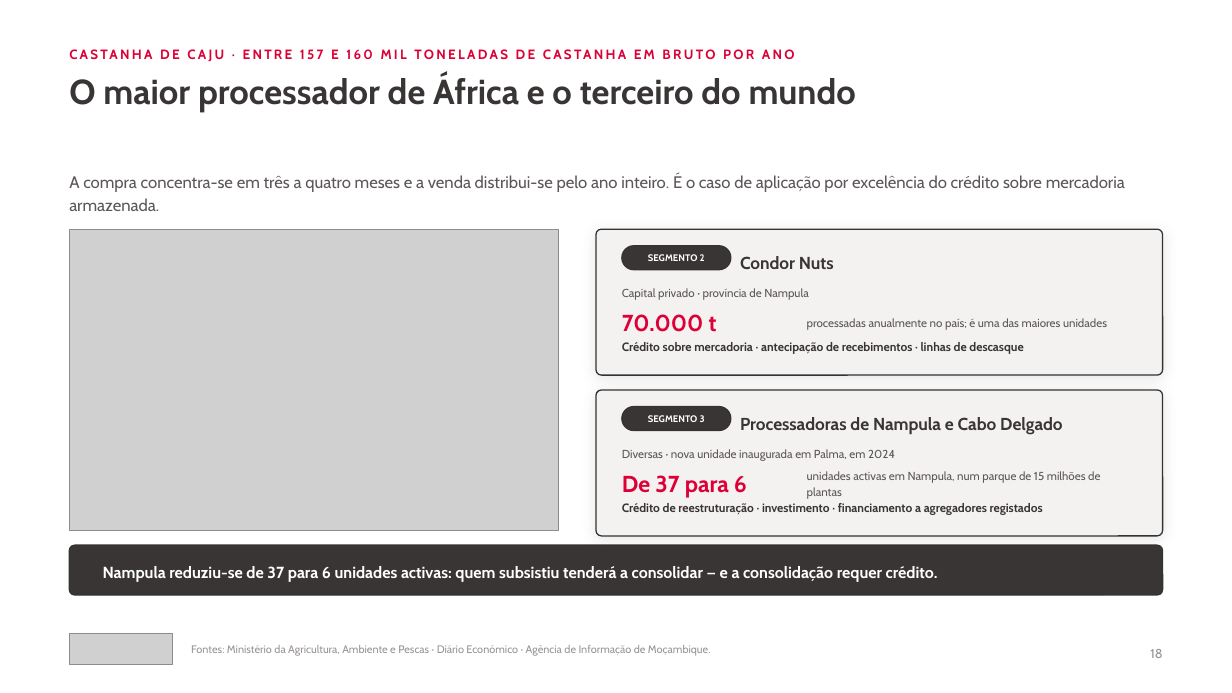
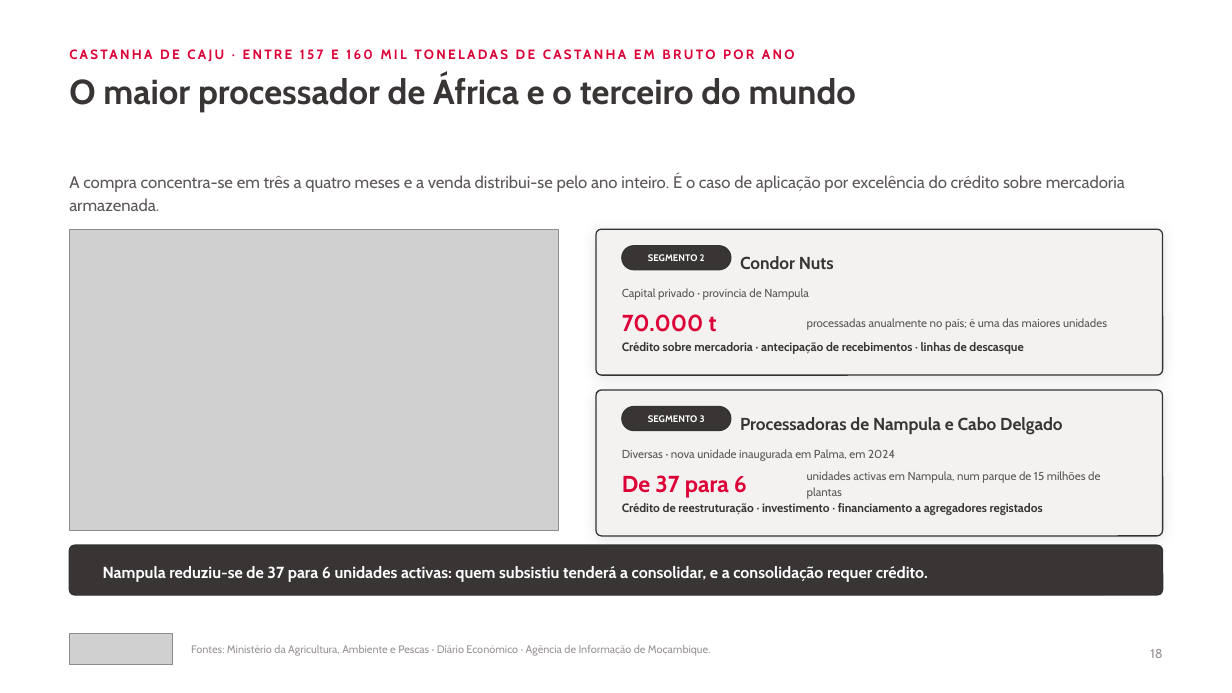
Before and after one commit to timoteomirolejr-hue/momo, a slide deck: slide 18 of cvp-agronegocios/CVP_Agronegocios_Absa_Mocambique_2026.pptx. Drawn at 1232x693 pixels with LibreOffice and Linux fonts; fonts in the diff are those of the drawing; grey boxes stand for pictures. Boxes give left, top, right and bottom in pixels: in the first picture for what was removed or moved away, otherwise in the second. Text is boxed around its words. In the diff, an @@ line names an element or a change of style, - is before the commit and + after.

```diff
--- a/cvp-agronegocios/CVP_Agronegocios_Absa_Mocambique_2026.pptx
+++ b/cvp-agronegocios/CVP_Agronegocios_Absa_Mocambique_2026.pptx
@@ text at [103,566,928,582]: text changed @@
-Nampula reduziu-se de 37 para 6 unidades activas: quem subsistiu tenderá a consolidar — e a consolidação requer crédito.
+Nampula reduziu-se de 37 para 6 unidades activas: quem subsistiu tenderá a consolidar, e a consolidação requer crédito.
```
Also in this commit, not shown: 7 other slides changed, 1 other file.
